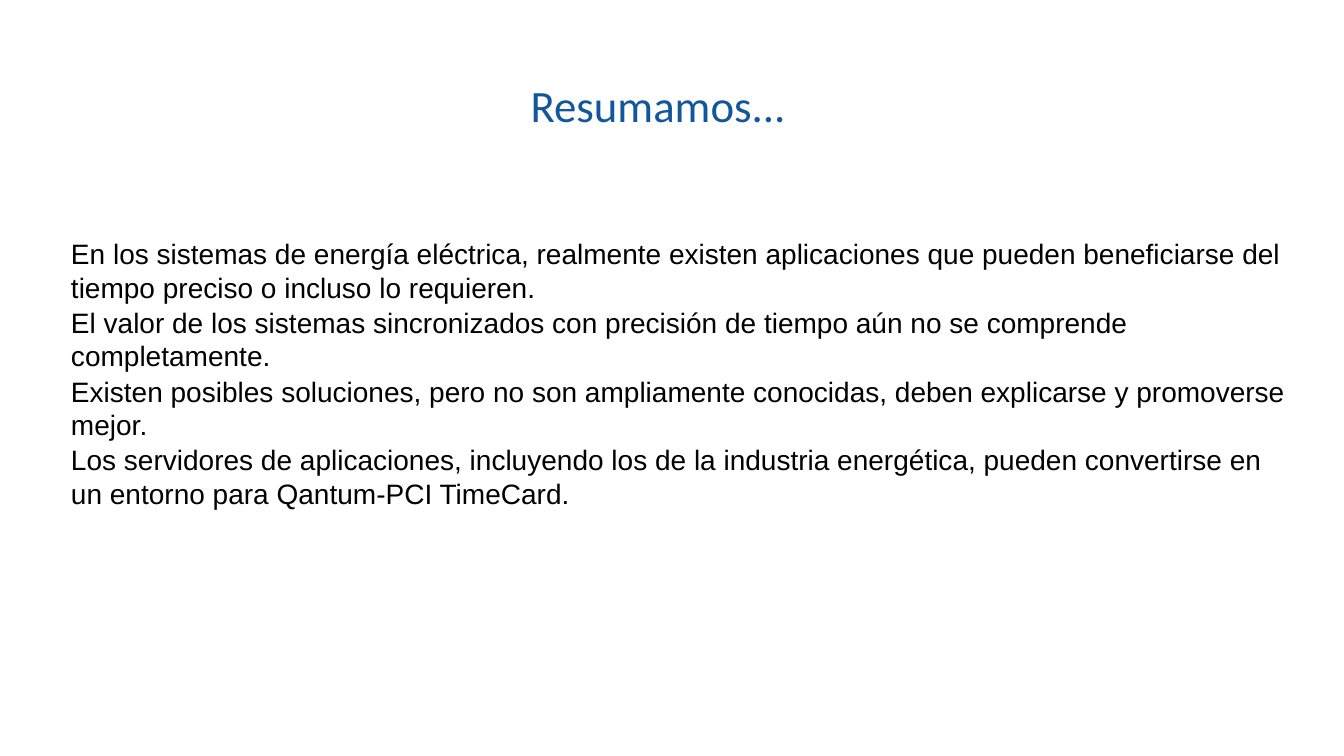
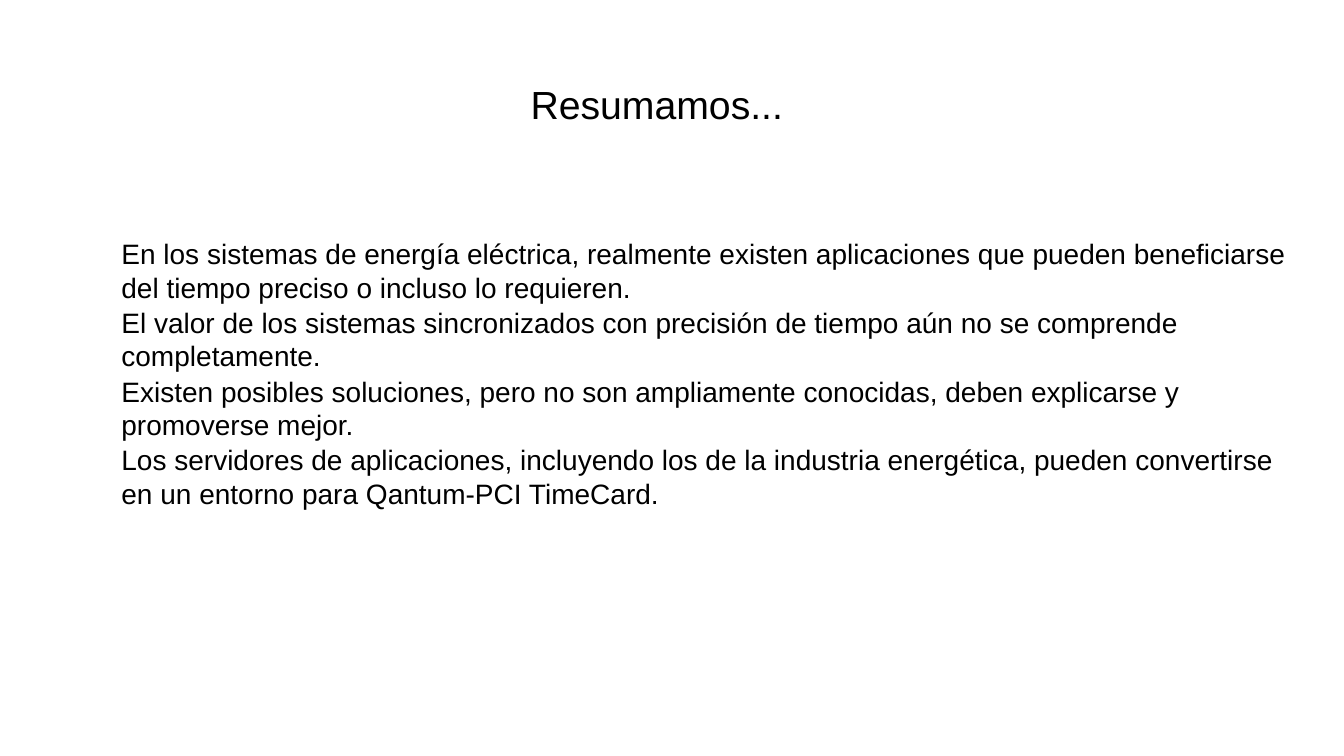
Before and after one commit to SiwaNetwork/QUANTUM, a slide deck: slide 17 of Time-Card/ДОКУМЕНТЫ/МАТЕРИАЛ СТАТЬИ/Применение в энергетике испанский.pptx. Drawn at 1344x756 pixels with LibreOffice and Linux fonts; fonts in the diff are those of the drawing. Boxes give left, top, right and bottom in pixels: in the first picture for what was removed or moved away, otherwise in the second. Text is boxed around its words. In the diff, an @@ line names an element or a change of style, - is before the commit and + after.

```diff
--- a/Time-Card/ДОКУМЕНТЫ/МАТЕРИАЛ СТАТЬИ/Применение в энергетике испанский.pptx
+++ b/Time-Card/ДОКУМЕНТЫ/МАТЕРИАЛ СТАТЬИ/Применение в энергетике испанский.pptx
@@ title "Resumamos..." at box(531, 92, 783, 120): size 32 to 28 pt, font Calibri to Arial, text colour #12569B to #000000 @@
@@ text "En los sistemas de energía ..." at box(121, 243, 1285, 509): list level 1 to 2 in "En los sistemas de energía ..."; list level 1 to 2 in "El valor de los sistemas ..."; list level 1 to 2 in "Existen posibles soluciones, pero no ..."; list level 1 to 2 in "Los servidores de aplicaciones, incluyendo ..." @@
```
Also in this commit, not shown: 16 other slides changed, 4 other files.
